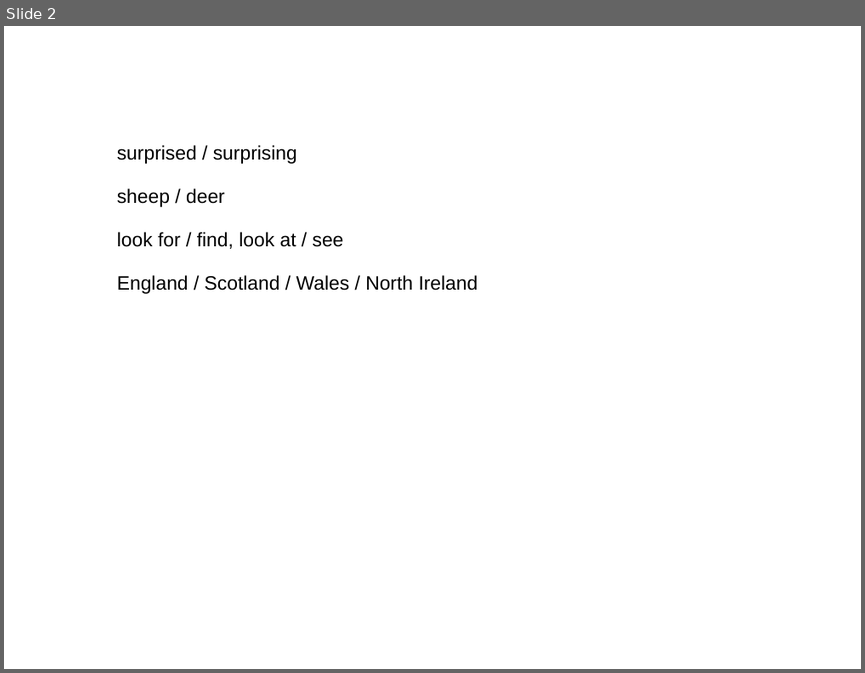
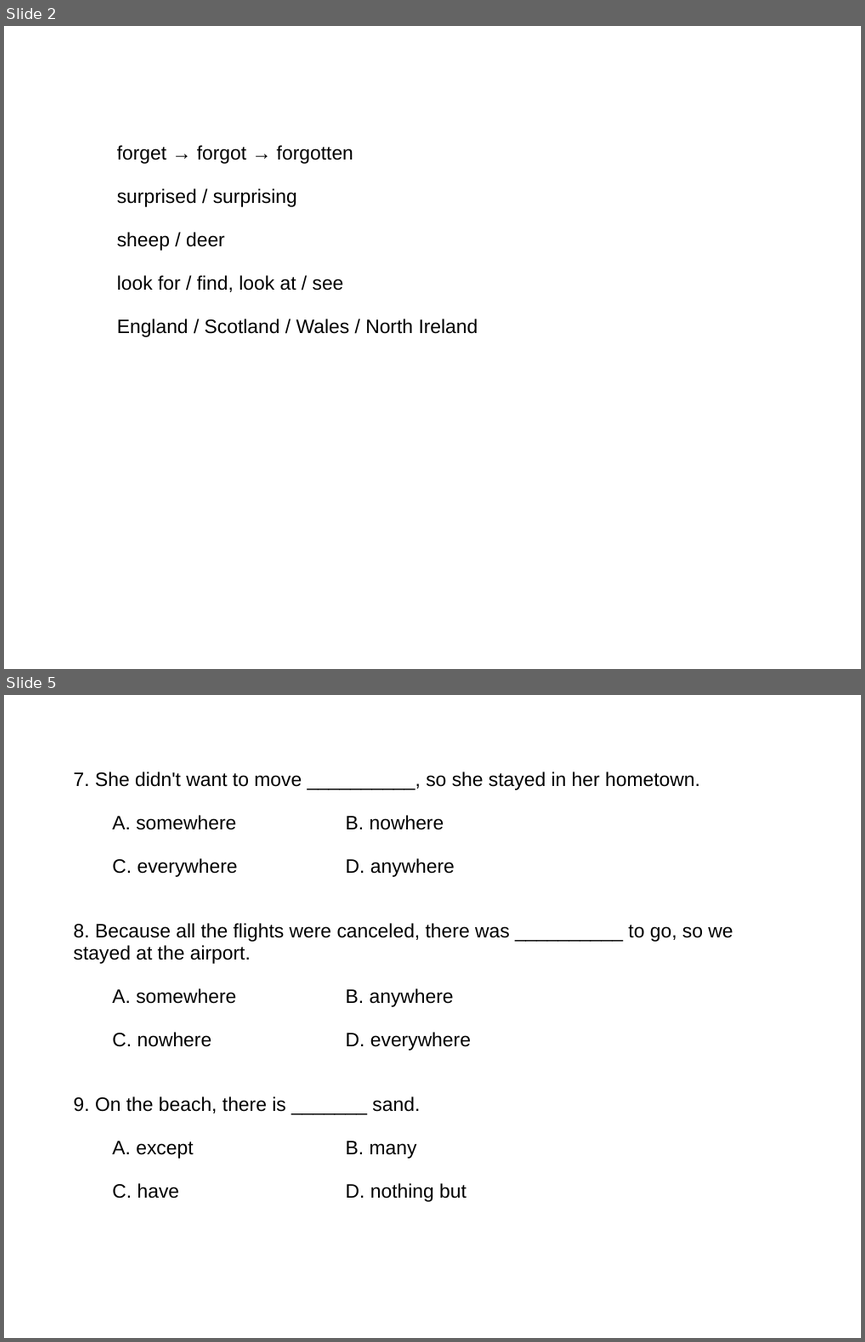
Before and after one commit to ericzhang/english-math, a slide deck: english/grade-8-上/8上英语人教版-unit-1-words.ppt. Shown one above the other, each under a label of ours: slide 2 before the commit, slides 2 and 5 after it; the slides between them are not shown. The pictures are 865x673 and 865x1342 pixels, drawn with LibreOffice and Linux fonts; fonts in the diff are those of the drawing. Boxes give left, top, right and bottom in pixels: in the first picture for what was removed or moved away, otherwise in the second. Text is boxed around its words. In the diff, an @@ line names an element or a change of style, - is before the commit and + after.

```diff
--- a/english/grade-8-上/8上英语人教版-unit-1-words.ppt
+++ b/english/grade-8-上/8上英语人教版-unit-1-words.ppt
@@ slide 5 added at box(4, 695, 861, 1338), background #FFFFFF @@
@@ text added at box(74, 771, 732, 1202), 18 pt, text #000000 @@
+7. She didn't want to move __________, so she stayed in her hometown.
+A. somewhere B. nowhere
+C. everywhere D. anywhere
+8. Because all the flights were canceled, there was __________ to go, so we stayed at the airport.
+A. somewhere B. anywhere
+C. nowhere D. everywhere
+9. On the beach, there is _______ sand.
+A. except B. many
+C. have D. nothing but
@@ slide 2 changed as well @@
@@ text at box(117, 145, 353, 164): paragraph added @@
+forget → forgot → forgotten
```
Also in this commit, not shown: 1 other slide changed, 6 other slides added, 10 other files.
